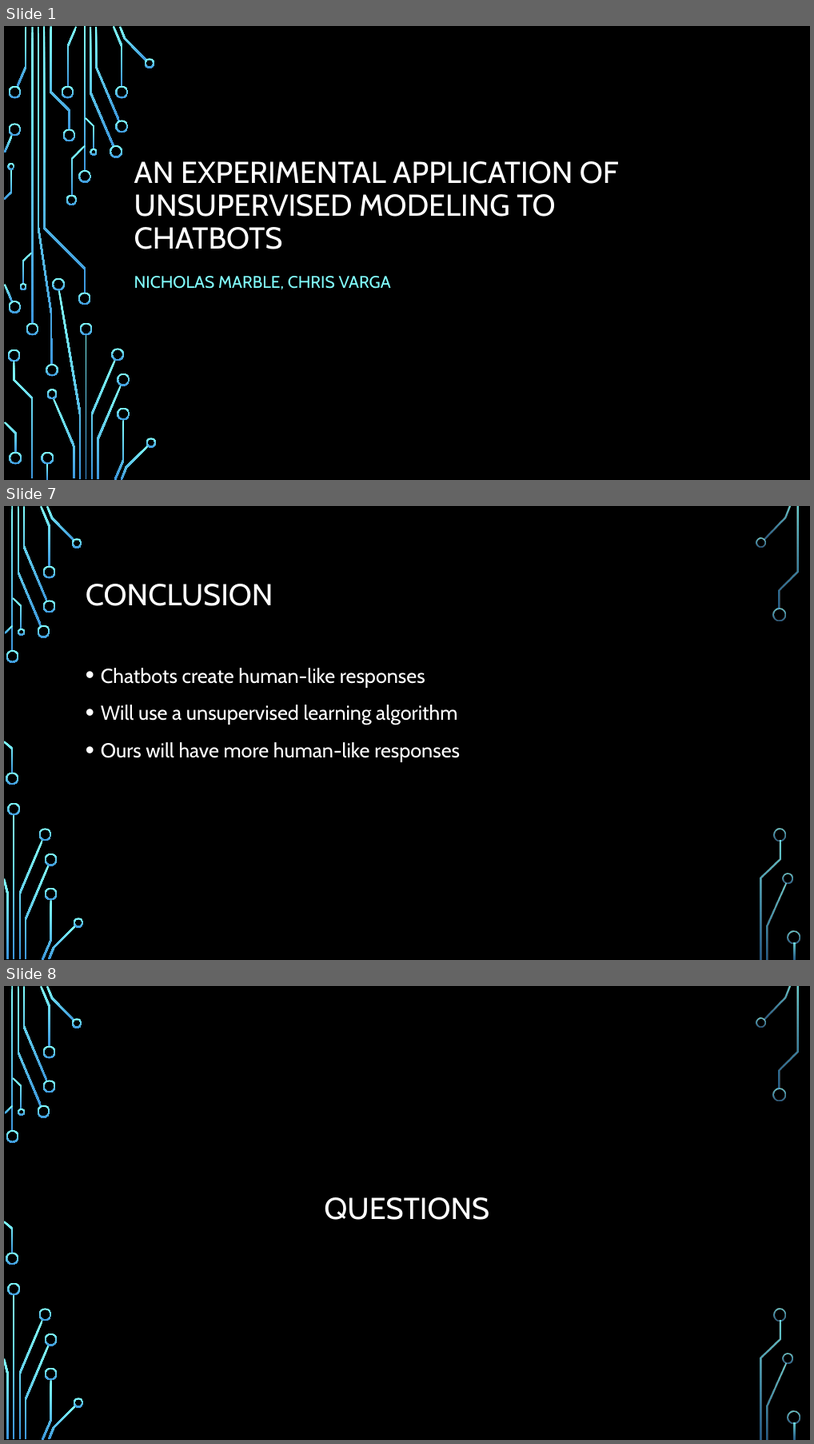
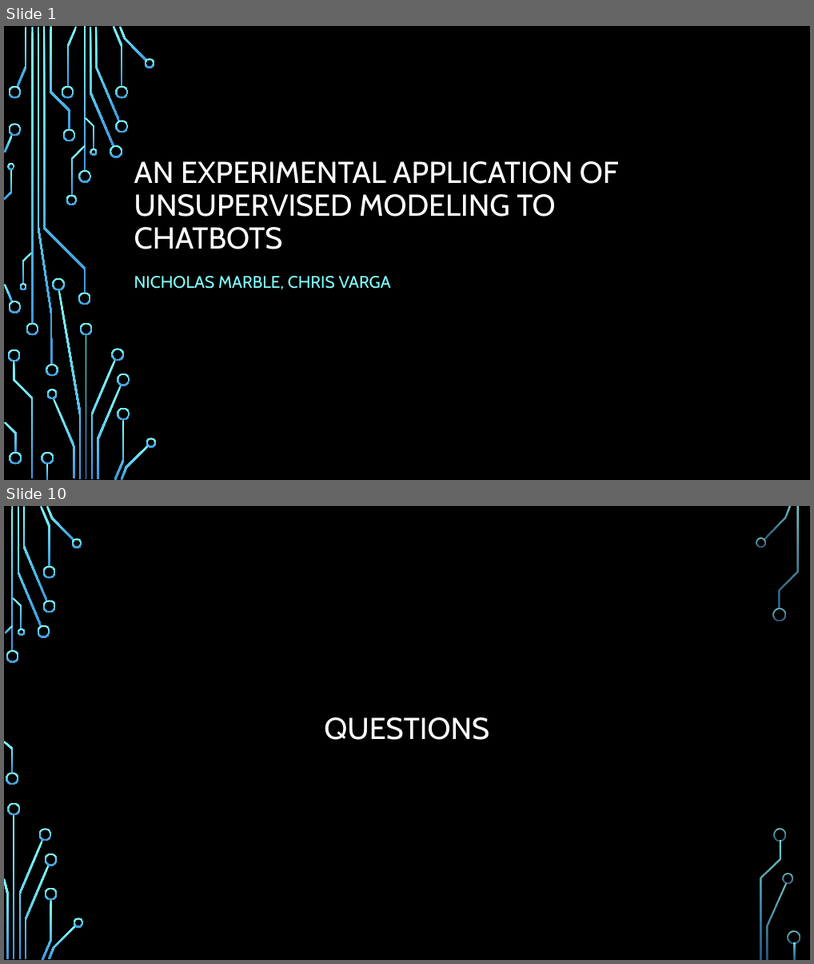
Before and after one commit to chrisvarga/chatbot, a slide deck: Marble_Varga_Prop_Presentation.pptx. Shown one above the other, each under a label of ours: slides 1, 7 and 8 before the commit, slides 1 and 10 after it; the slides between them are not shown. The pictures are 814x1444 and 814x964 pixels, drawn with LibreOffice and Linux fonts; fonts in the diff are those of the drawing; background and template pictures are left out. Boxes give left, top, right and bottom in pixels: in the first picture for what was removed or moved away, otherwise in the second. Text is boxed around its words. In the diff, an @@ line names an element or a change of style, - is before the commit and + after.

```diff
--- a/Marble_Varga_Prop_Presentation.pptx
+++ b/Marble_Varga_Prop_Presentation.pptx
@@ slide 7 removed at [4,506,810,960], background picture (left out); not listed: 36 template elements that a slide beside it also shows @@
@@ title removed at [86,584,274,606] @@
-CONCLUSION
@@ text removed at [101,668,460,762] @@
-• Chatbots create human-like responses
-• Will use a unsupervised learning algorithm
-• Ours will have more human-like responses
@@ what was slide 8 is now slide 10 @@
```
Also in this commit, not shown: 1 slide changed, 7 slides added, 4 other slides removed.
